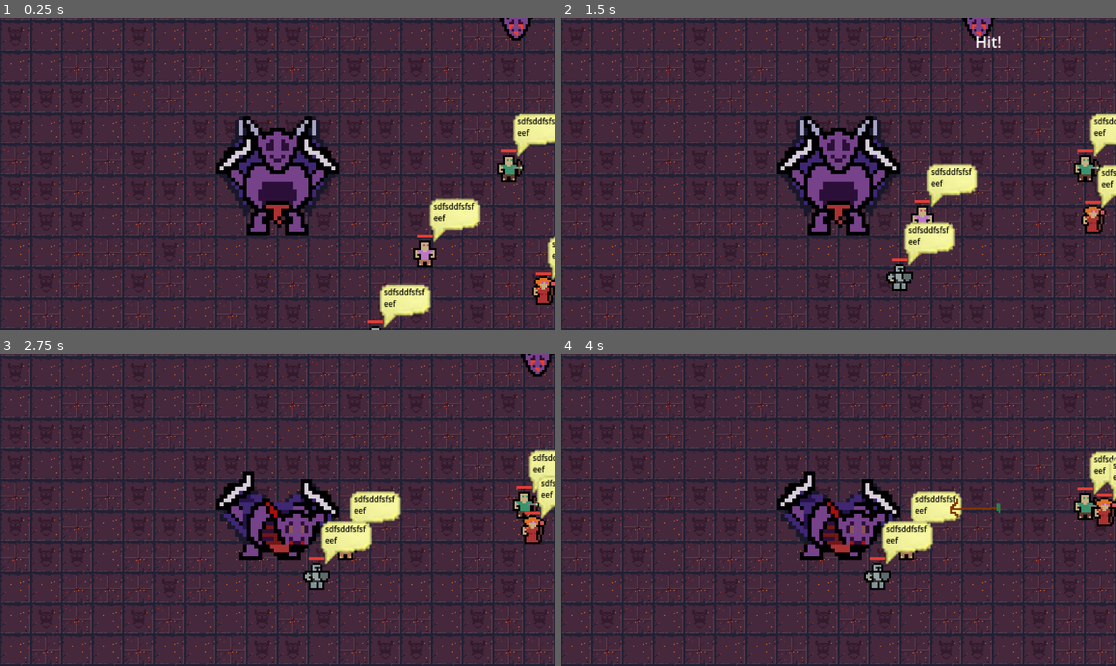
Above: before the commit, frames 1-4 (two rows, left to right).
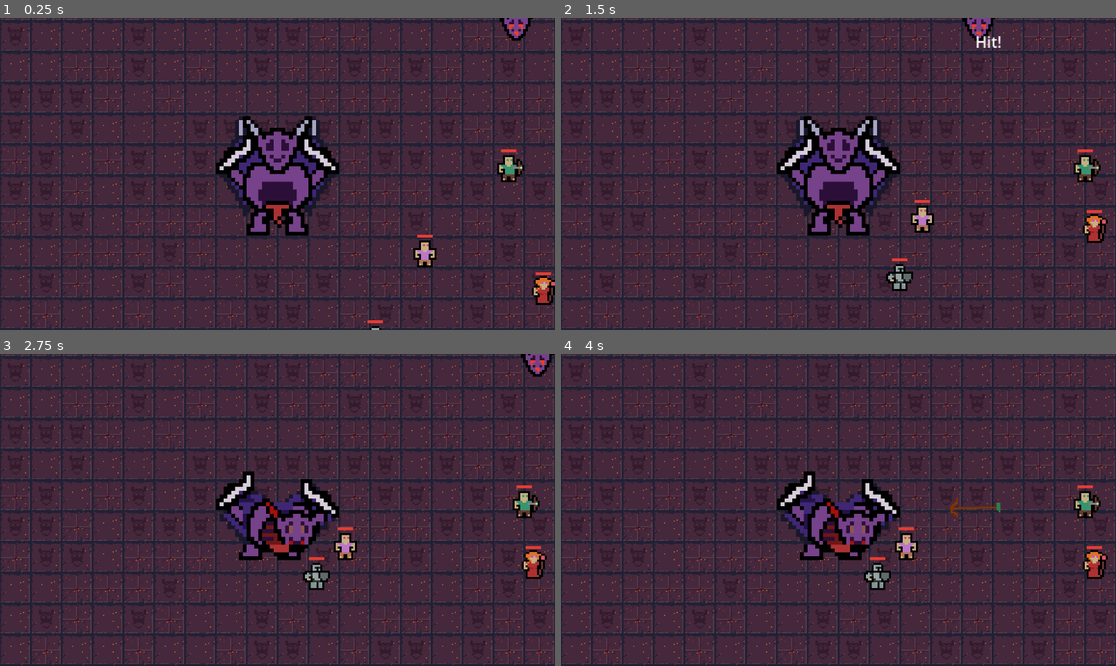
Above: after the commit, the same moments.

Repository: DevFTB/GMTK2023
Game: Godot game, scene res://main.tscn
Two runs of this game, one before a commit and one after it. Both use one fixed random seed, a clock stepped at 60 frames per second and the inputs below.
Inputs (mouse positions are in pixels of both pictures, inside the frame that each line leads up to):
- Up to frame 1 (0.25 s): no input
- Up to frame 2 (1.5 s): tap Enter at 0.5 s; move the mouse to (960, 158) at 0.52 s; hold D (move_right) 0.53-1.28 s; hold Q (activate_combo_1) 0.53-1.28 s; move the mouse to (727, 189) at 1.27 s; hold S (move_down) from 1.28 s (still down); tap E (activate_combo_2) at 1.35 s
- Up to frame 3 (2.75 s): move the mouse to (333, 441) at 2.02 s; release S (move_down) at 2.03 s; press the mouse at (333, 441) at 2.03 s; hold D (move_right) from 2.03 s (still down)
- Up to frame 4 (4 s): move the mouse to (810, 572) at 2.77 s; release D (move_right) at 2.78 s; release the mouse at (810, 572) at 2.78 s; hold W (move_up) 2.78-3.53 s; tap Q (activate_combo_1) at 2.85 s; move the mouse to (1005, 556) at 3.52 s; hold A (move_left) from 3.53 s (still down); hold E (activate_combo_2) from 3.53 s (still down)

The runs differ from the first frame. In frame 1, 2.8% of the frame differs, in the area x 68-100%, y 30-100%; in frame 2, 3.3%; in frame 3, 3.4%, in the area x 57-100%, y 30-73%; in frame 4, 3.3%.

Commit message:
Player phase dialogue complete

Diff:
--- a/entities/players/Player.gd
+++ b/entities/players/Player.gd
@@ -67,6 +67,9 @@
 		velocity = speed * vel_vec
 		move_and_slide()
 
+func speak(text):
+	$PlayerGUI.display_speech(text)
+
 func do_action(action: Node2D, target):
 	if not stunned:
 		action.do(target)
--- a/entities/players/PlayerController.gd
+++ b/entities/players/PlayerController.gd
@@ -5,6 +5,39 @@
 @export var get_behind_me_phase_min_interval = 30
 @export var heal_phase_length = 10
 @export var get_behind_me_phase_length = 10
+
+var normal_phase_speeches = [
+	"Back to your positions",
+	"Split!",
+	"Run!!",
+	"Retreat!",
+	"Grouping down"
+]
+var phase_speeches = {
+	"Normal": {
+		"Fighter": normal_phase_speeches,
+		"Healer": normal_phase_speeches,
+		"Tank": normal_phase_speeches,
+		"Archer": normal_phase_speeches
+	},
+	"Heal": {
+		"Healer": [
+			"Group up for healing!",
+			"Healy time!",
+			"Take your medicine!",
+			"Somebody call for the doctor?"
+		]
+	},
+	"Get behind me!": {
+		"Tank": [
+			"Get behind me!",
+			"Strength in numbers!",
+			"Group up!",
+			"REEEEEEEEE!!",
+			"Form up!"
+		]
+	}
+}
 
 var heal_phase_allowed_timer
 var get_behind_me_phase_allowed_timer
@@ -60,7 +93,7 @@
 							if players_in_range.size() > 0:
 								# slightly hacky way to get healer to do mass heal during the group heal time
 								# will start group healing once they have reached their target location (check is also hacky)
-								if phase == "Heal" and (player.global_position - group_loc).length() < 32:
+								if phase == "Heal" and (player.global_position - group_loc).length() < 48:
 									for p_heal in players_in_range:
 										player.do_action(action, p_heal)
 								else:
@@ -91,8 +124,17 @@
 	phase = inp_phase
 	print("New phase: " + phase)
 
+func do_phase_speech(phase):
+	var players = get_players()
+	var valid_speakers = players.filter(func(p): return phase_speeches[phase].has(get_player_class(p)))
+	if valid_speakers.size() > 0:
+		var speaker = valid_speakers.pick_random()
+		speaker.speak(phase_speeches[phase][get_player_class(speaker)].pick_random())
+
 func manage_phase():
+	var swapped_normal = false
 	if phase_timer == 0 and phase != "Normal":
+		swapped_normal = true
 		set_phase("Normal")
 
 	var player_classes = get_player_classes().values()
@@ -101,8 +143,15 @@
 		var team_health_prop = float(players.map(func(p): return p.health).reduce(func(a, b): return a + b, 0))/players.map(func(p): return p.max_health).reduce(func(a, b): return a + b, 0)
 		if player_classes.has("Healer") and heal_phase_allowed_timer == 0 and team_health_prop <= 0.4:
 			set_phase("Heal")
+			do_phase_speech("Heal")
 		elif player_classes.has("Tank") and get_behind_me_phase_allowed_timer == 0:
 			set_phase("Get behind me!")
+			do_phase_speech("Get behind me!")
+
+	# need this statement as otherwise two dialogues will pop up at the same time
+	# when switching back to normal then instantly to another phase
+	if swapped_normal and phase == "Normal":
+		do_phase_speech("Normal")
 
 
 
@@ -155,7 +204,7 @@
 		"Archer":
 			player.move(get_loc_dist_from(player.global_position, boss.global_position, 256), delta)
 		"Healer":
-			player.move(get_loc_dist_from(player.global_position, get_most_damaged_player().global_position, 16), delta)
+			player.move(get_loc_dist_from(player.global_position, get_most_damaged_player().global_position, 64), delta)
 
 
 # todo: can pick themself - is this an issue?
--- a/entities/players/player_gui/PlayerGUI.gd
+++ b/entities/players/player_gui/PlayerGUI.gd
@@ -13,3 +13,13 @@
 func health_changed(new_health, difference):
 	var max_health = get_parent().max_health
 	$HealthBarHolder.get_node("HealthBar").value = round((float(new_health)/max_health) * 100)
+
+func display_speech(text, time=2):
+	$SpeechBubble.visible = true
+	var speech_timer = $SpeechBubble.get_node("Timer")
+	$SpeechBubble.get_node("Speech").text = text
+	speech_timer.start(time)
+
+
+func _on_timer_timeout():
+	$SpeechBubble.visible = false
--- a/entities/players/player_gui/player_gui.tscn
+++ b/entities/players/player_gui/player_gui.tscn
@@ -27,15 +27,21 @@
 texture_progress = ExtResource("3_p36wt")
 
 [node name="SpeechBubble" type="Sprite2D" parent="."]
+visible = false
+z_index = 2
 position = Vector2(31, -33)
 texture = ExtResource("4_c5njw")
 
-[node name="Text" type="Label" parent="SpeechBubble"]
+[node name="Speech" type="Label" parent="SpeechBubble"]
 offset_left = -22.0
 offset_top = -22.0
 offset_right = 24.0
 offset_bottom = 11.0
-text = "sdfsddfsfsfeef"
 label_settings = SubResource("LabelSettings_xjb4x")
 autowrap_mode = 3
 metadata/_edit_use_anchors_ = true
+
+[node name="Timer" type="Timer" parent="SpeechBubble"]
+one_shot = true
+
+[connection signal="timeout" from="SpeechBubble/Timer" to="." method="_on_timer_timeout"]
